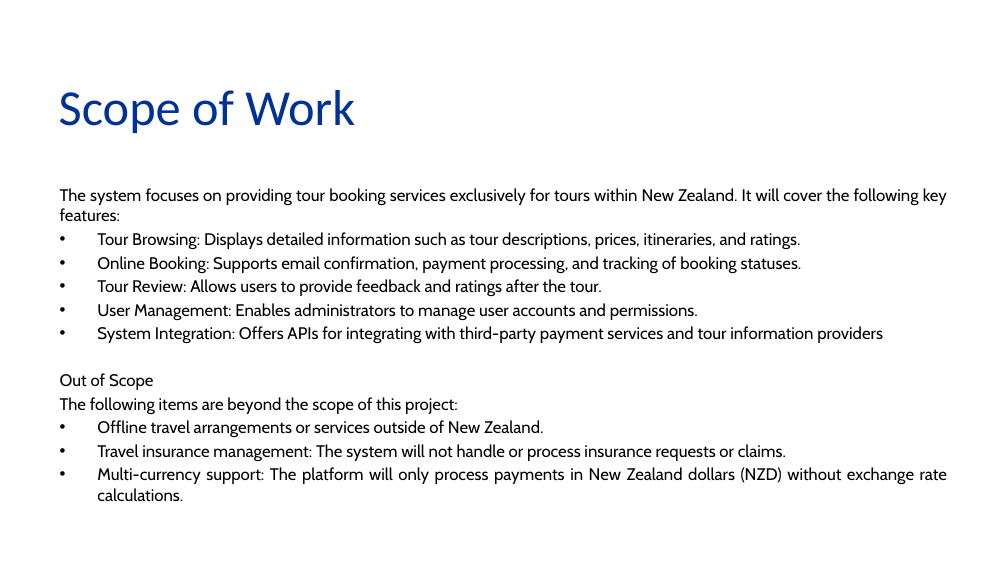
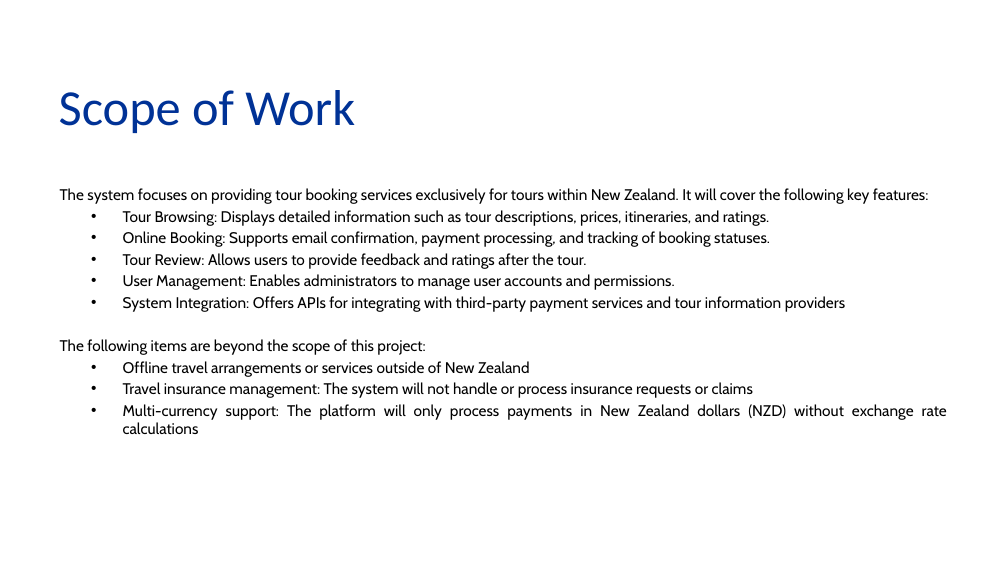
Before and after one commit to aamtayag/mse800-assessment2, a slide deck: slide 9 of docs/mse800_assess2.pptx (slide 10 before the commit). Drawn at 1008x567 pixels with LibreOffice and Linux fonts; fonts in the diff are those of the drawing; background and template pictures are left out. Boxes give left, top, right and bottom in pixels: in the first picture for what was removed or moved away, otherwise in the second. Text is boxed around its words. In the diff, an @@ line names an element or a change of style, - is before the commit and + after.

```diff
--- a/docs/mse800_assess2.pptx
+++ b/docs/mse800_assess2.pptx
@@ text at box(60, 188, 929, 355): size 12 to 11 pt in "The system focuses on providing tour booking ...", "Tour Browsing: Displays detailed information such as ...", "Online Booking: Supports email confirmation, payment process ...", "Tour Review: Allows users to provide feedback ..." and 3 more places; list level 1 to 2 in "Tour Browsing: Displays detailed information ..."; list level 1 to 2 in "Online Booking: Supports email confirmation, ..."; list level 1 to 2 in "Tour Review: Allows users to ..."; list level 1 to 2 in "User Management: Enables administrators to ..."; list level 1 to 2 in "System Integration: Offers APIs for ..."; indent changed @@
@@ text at box(60, 373, 153, 390): paragraph removed @@
-Out of Scope
@@ text at box(123, 361, 947, 434): text changed; size 12 to 11 pt @@
-• Offline travel arrangements or services outside of New Zealand.
-• Travel insurance management: The system will not handle or process insurance requests or claims.
-• Multi-currency support: The platform will only process payments in New Zealand dollars (NZD) without exchange rate calculations.
+  • Offline travel arrangements or services outside of New Zealand
+  • Travel insurance management: The system will not handle or process insurance requests or claims
+  • Multi-currency support: The platform will only process payments in New Zealand dollars (NZD) without exchange rate calculations
```
Also in this commit, not shown: 14 other slides changed, 1 slide added, 4 slides removed.
